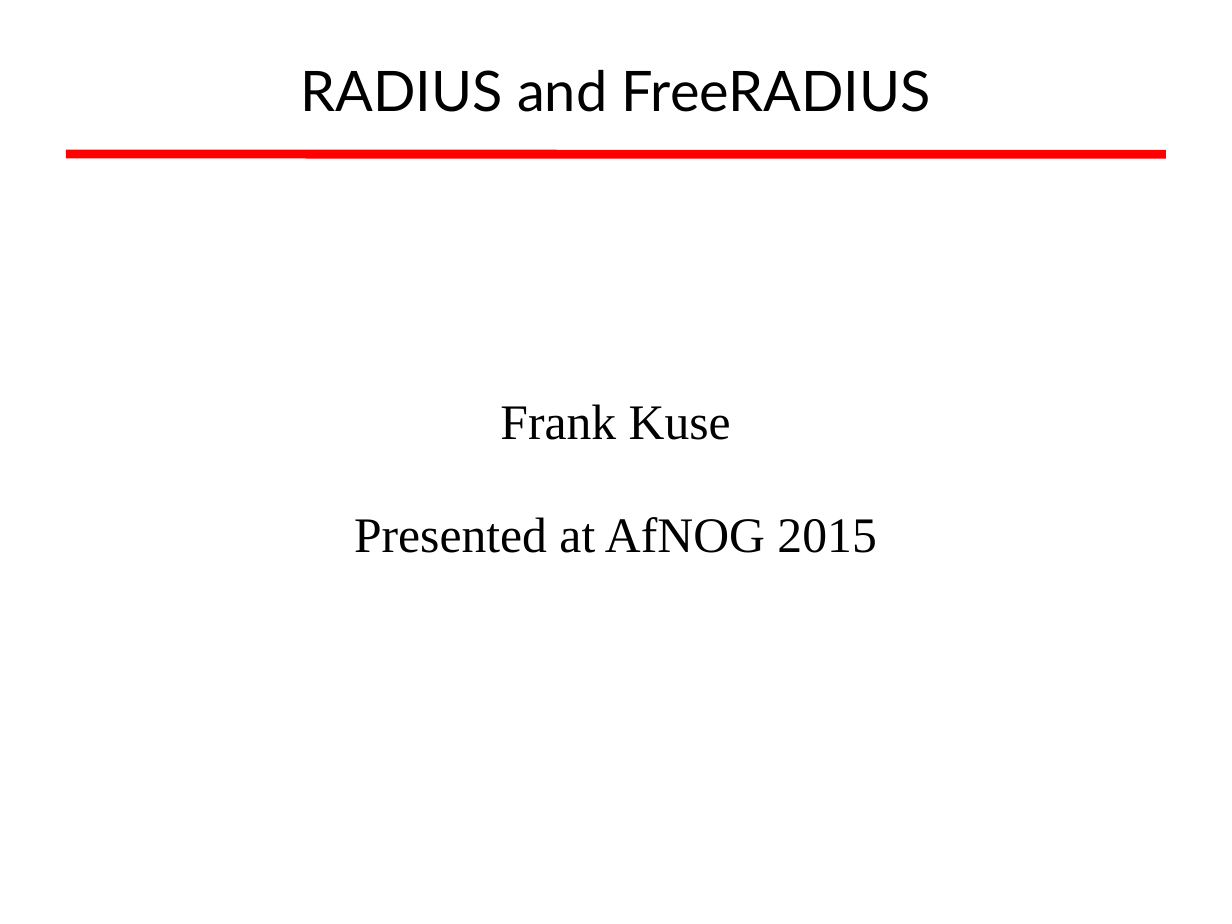
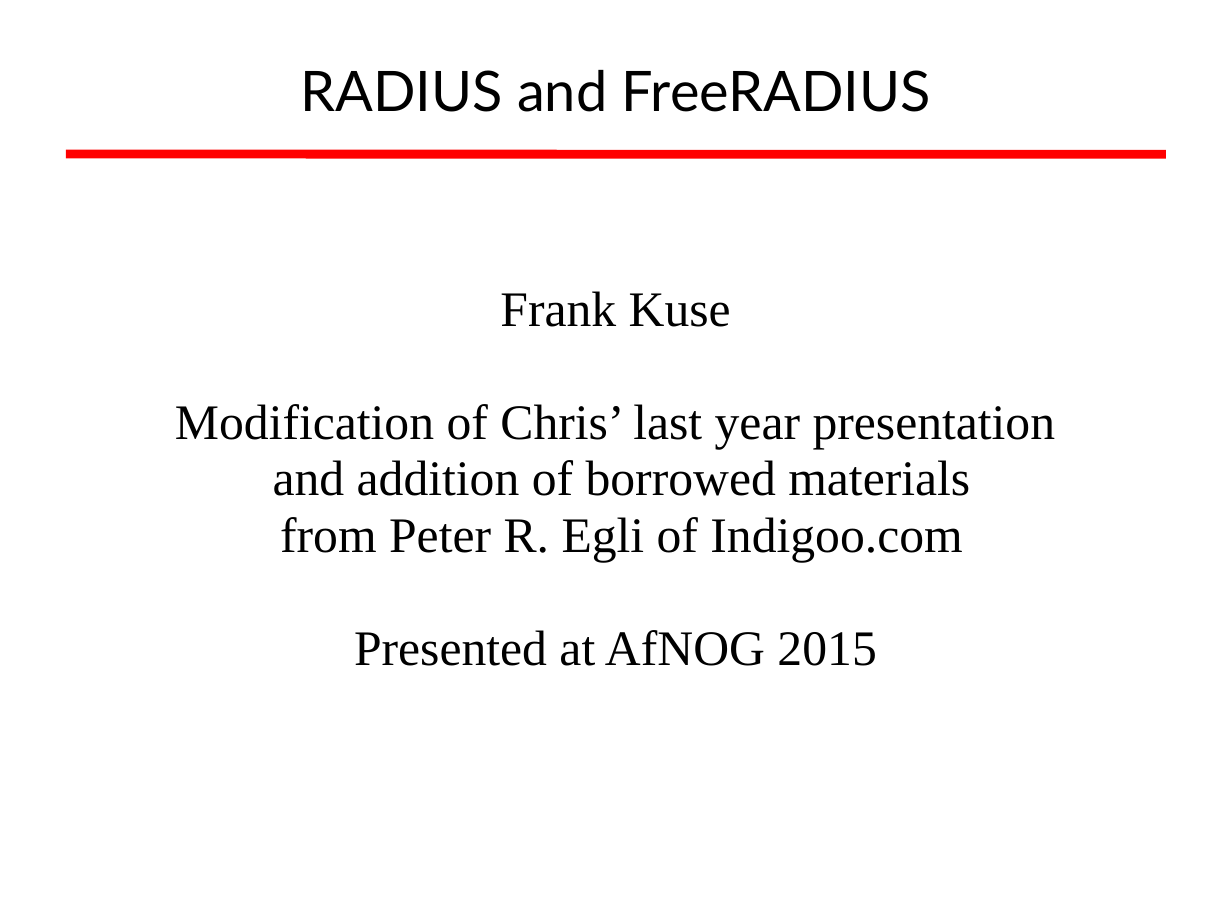
Before and after one commit to afnog/afnog.github.io, a slide deck: slide 1 of sse/radius/radius_presentation.ppt. Drawn at 1232x924 pixels with LibreOffice and Linux fonts; fonts in the diff are those of the drawing; background and template pictures are left out. Boxes give left, top, right and bottom in pixels: in the first picture for what was removed or moved away, otherwise in the second. Text is boxed around its words. In the diff, an @@ line names an element or a change of style, - is before the commit and + after.

```diff
--- a/sse/radius/radius_presentation.ppt
+++ b/sse/radius/radius_presentation.ppt
@@ subtitle at (175, 404, 1056, 562): paragraphs added @@
+Modification of Chris’ last year presentation
+and addition of borrowed materials
+from Peter R. Egli of Indigoo.com
```
Also in this commit, not shown: 22 other slides changed, 7 slides added, 2 slides removed, 5 other files.
